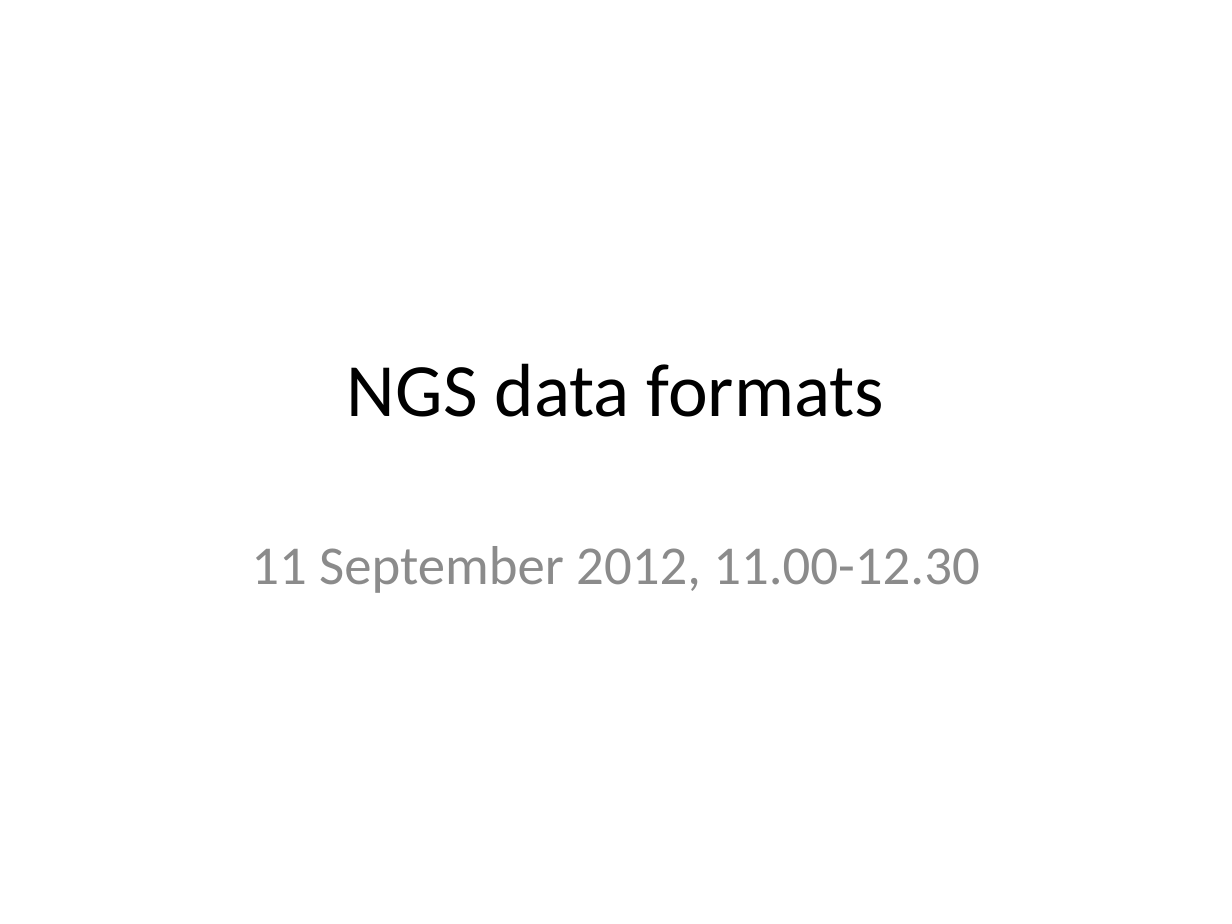
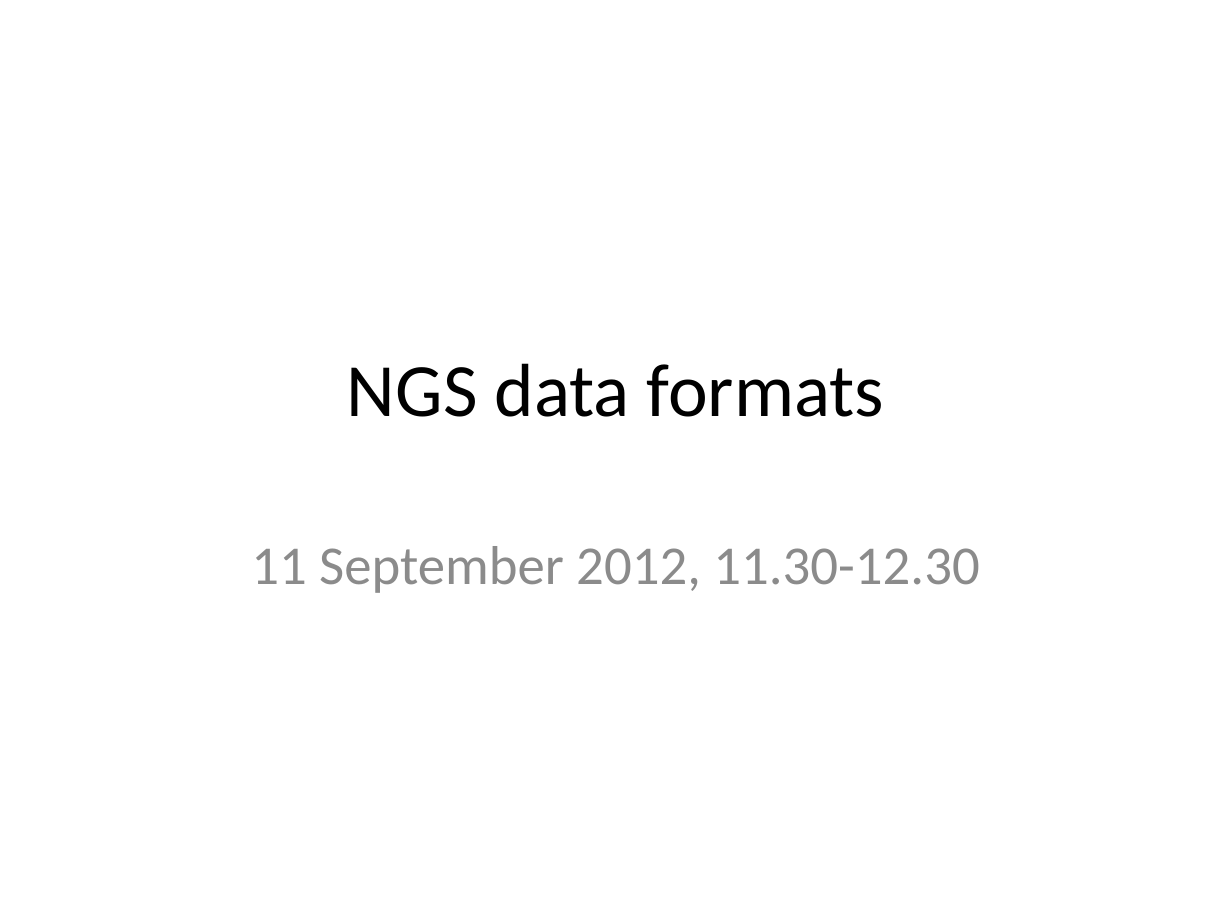
Before and after one commit to rvosa/ngs-workflows, a slide deck: slide 1 of doc/slides/day1/session2/NGSdata.pptx. Drawn at 1232x924 pixels with LibreOffice and Linux fonts; fonts in the diff are those of the drawing. Boxes give left, top, right and bottom in pixels: in the first picture for what was removed or moved away, otherwise in the second. Text is boxed around its words. In the diff, an @@ line names an element or a change of style, - is before the commit and + after.

```diff
--- a/doc/slides/day1/session2/NGSdata.pptx
+++ b/doc/slides/day1/session2/NGSdata.pptx
@@ subtitle at (x1=251, y1=546, x2=979, y2=593): text changed @@
-11 September 2012, 11.00-12.30
+11 September 2012, 11.30-12.30
```
Also in this commit, not shown: 1 other file.
